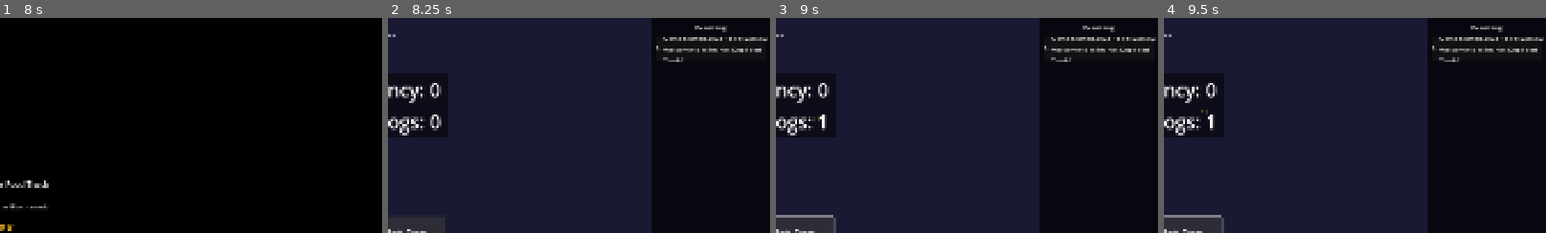
Above: before the commit, frames 1-4 (left to right).
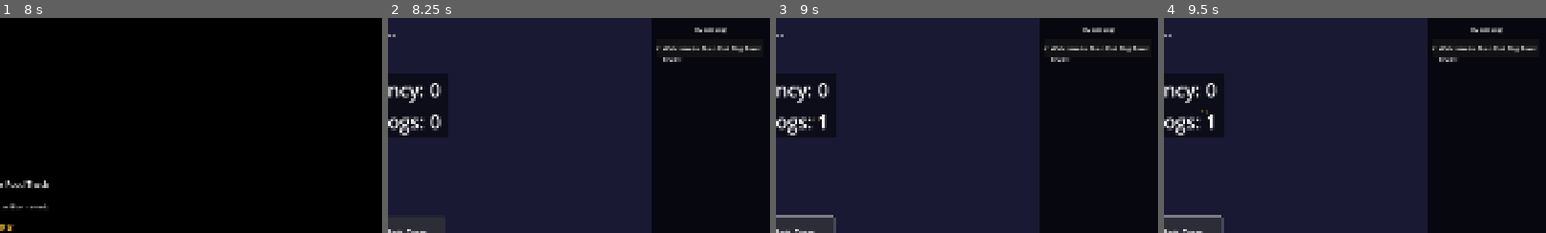
Above: after the commit, the same moments.

Repository: aaronleebrooks/weenieworld
Game: Godot game, scene res://scenes/main_menu/MainMenu.tscn
Two runs of this game, one before a commit and one after it. Both use one fixed random seed, a clock stepped at 60 frames per second and the inputs below.
Inputs (mouse positions are % of the whole screen's width and height, from its top left):
- Up to frame 1 (8 s): click "New Game" at 0.5 s; click (50, 45) at 1.27 s; type "Alex" at 1.35 s; click "New Game" at 2 s; click "Start Game" at 2.75 s; click "Start Game" at 3.5 s; click "New Game" at 4.25 s; click "Start Game" at 5 s; click "Cancel" at 5.75 s; click "Go Back" at 6.5 s; click "Options" at 7.25 s
- Up to frame 2 (8.25 s): tap Enter at 8, 8.1 s
- Up to frame 3 (9 s): click "Make Hot Dog" at 8.75 s
- Up to frame 4 (9.5 s): no input
The pictures show only the part of the screen within x 50-100%, y 0-50%; the shares and areas given below are measured in that part.

Frame 1 is identical in both runs. In frame 2, 1.2% of the frame differs, in the area x 70-100%, y 3-21%; in frame 3, 1.2%; in frame 4, 1.2%.

Commit message:
Reduce event log text sizes and margins to prevent text cutoff

Diff:
--- a/scenes/ui/EventLog.tscn
+++ b/scenes/ui/EventLog.tscn
@@ -24,16 +24,16 @@
 anchors_preset = 15
 anchor_right = 1.0
 anchor_bottom = 1.0
-offset_left = 10.0
-offset_top = 10.0
-offset_right = -10.0
-offset_bottom = -10.0
+offset_left = 15.0
+offset_top = 15.0
+offset_right = -15.0
+offset_bottom = -15.0
 
 [node name="Header" type="Label" parent="MainContainer"]
 layout_mode = 2
 text = "Event Log"
 horizontal_alignment = 1
-font_size = 16
+font_size = 14
 
 [node name="HSeparator" type="HSeparator" parent="MainContainer"]
 layout_mode = 2
--- a/scenes/ui/EventLogItem.tscn
+++ b/scenes/ui/EventLogItem.tscn
@@ -3,7 +3,7 @@
 [ext_resource type="Script" path="res://scenes/ui/EventLogItem.gd" id="1_0xqxqx"]
 
 [node name="EventLogItem" type="Panel"]
-custom_minimum_size = Vector2(0, 60)
+custom_minimum_size = Vector2(0, 45)
 script = ExtResource("1_0xqxqx")
 
 [node name="HBoxContainer" type="HBoxContainer" parent="."]
@@ -18,11 +18,11 @@
 
 [node name="Icon" type="Label" parent="HBoxContainer"]
 layout_mode = 2
-custom_minimum_size = Vector2(25, 0)
+custom_minimum_size = Vector2(20, 0)
 text = "📝"
 horizontal_alignment = 1
 vertical_alignment = 1
-font_size = 12
+font_size = 10
 
 [node name="ContentContainer" type="VBoxContainer" parent="HBoxContainer"]
 layout_mode = 2
@@ -35,16 +35,16 @@
 layout_mode = 2
 size_flags_horizontal = 3
 text = "Event Title"
-font_size = 12
+font_size = 10
 
 [node name="Timestamp" type="Label" parent="HBoxContainer/ContentContainer/TitleRow"]
 layout_mode = 2
 text = "12:34 PM"
-font_size = 10
+font_size = 8
 horizontal_alignment = 2
 
 [node name="Description" type="Label" parent="HBoxContainer/ContentContainer"]
 layout_mode = 2
 text = "Event description goes here..."
-font_size = 10
+font_size = 8
 autowrap_mode = 2
